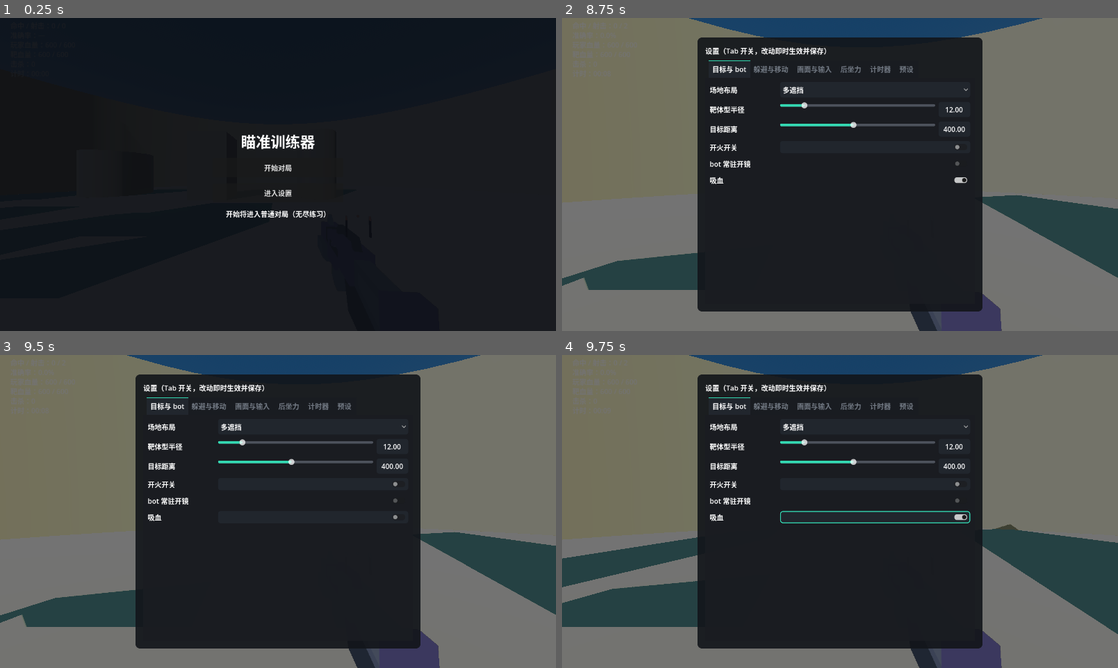
Above: before the commit, frames 1-4 (two rows, left to right).
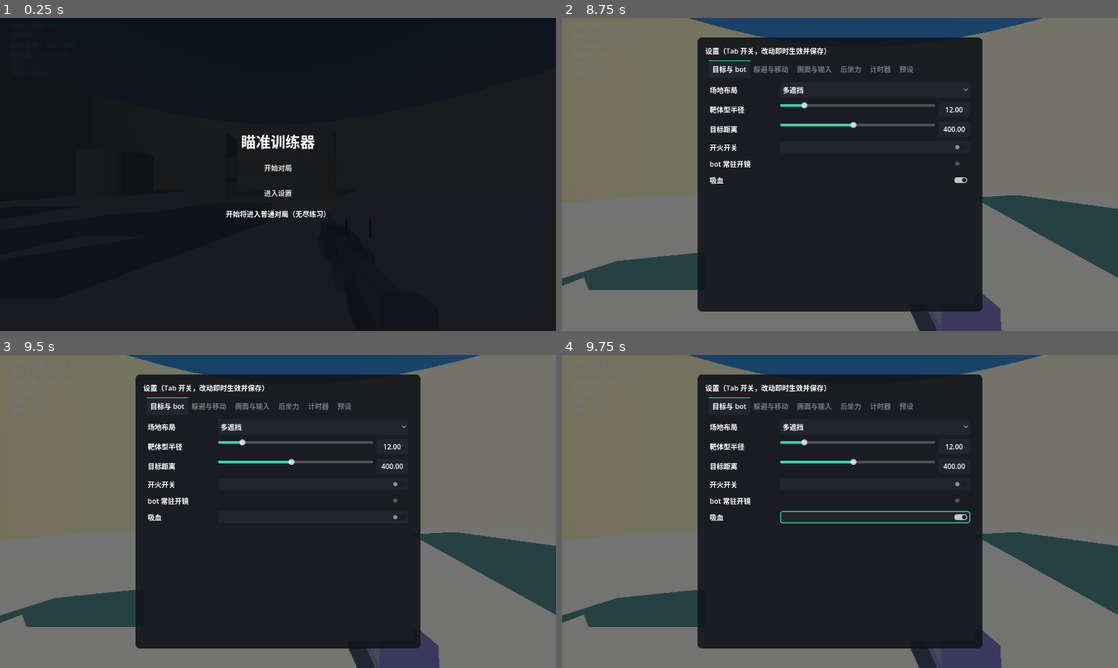
Above: after the commit, the same moments.

Repository: sefFumyc/Aimtrainer_ApexLegends
Game: Godot game, scene res://src/scenes/main.tscn
Same seed, same stepped clock (60 frames per second), same inputs: the game is played once before the commit and once after it.
Inputs (mouse positions are in pixels of both pictures, inside the frame that each line leads up to):
- Up to frame 1 (0.25 s): no input
- Up to frame 2 (8.75 s): click "开始对局" at 0.5 s; tap Enter at 1.25 s; move the mouse to (867, 174) at 1.27 s; hold Ctrl (crouch) 1.28-2.03 s; hold W (move_forward) 1.28-5 s; tap Space (jump) at 1.52, 1.82, 2.27, 2.3, 2.57, 3.77, 4.07, 4.52, 4.55, 4.82 s; click (867, 174) at 1.55 s; move the mouse to (812, 174) at 2.02 s; click (812, 174) at 2.1 s; move the mouse to (851, 168) at 2.77 s; hold Space (jump) 2.78-3.53 s; tap Ctrl (crouch) at 3.05 s; move the mouse to (834, 180) at 3.52 s; right-click (834, 180) at 3.6 s; click (834, 180) at 3.8 s; move the mouse to (878, 177) at 4.27 s; hold Ctrl (crouch) 4.28-5 s; tap Tab (toggle_settings) at 4.9 s; drag from (673, 127) to (756, 96) at 5.02 s; move the mouse to (867, 174) at 5.77 s; hold S (move_back) 5.78-6.5 s; hold Shift (sprint) 5.78-6.5 s; click (867, 174) at 6.05 s; click "多遮挡" at 6.5 s; click (873, 146) at 7.27 s; click (873, 180) at 8.02 s
- Up to frame 3 (9.5 s): tap Space (jump) at 8.75 s; drag from (194, 433) to (166, 527) at 8.77 s
- Up to frame 4 (9.75 s): tap Enter at 9.5 s; move the mouse to (962, 495) at 9.52 s; hold W (move_forward) from 9.53 s (still down); hold Ctrl (crouch) from 9.53 s (still down); tap 1 (weapon_rifle) at 9.6 s

Frames 1-3 are identical in both runs. In frame 4, 4.0% of the frame differs, in the area x 0-100%, y 54-90%.
Error after the commit: Invalid assignment of property or key 'disabled' with value of type 'bool' on a base object of type 'HSlider'. (res://src/scenes/settings_panel.gd:499)

Commit message:
bot 跳跃：独立随机计时器驱动 + 门控三件套，不绑变向/受击（票 11 / ADR-0023）

Diff:
--- a/src/autoload/game_settings.gd
+++ b/src/autoload/game_settings.gd
@@ -34,6 +34,8 @@
 const HIT_RATE_MAX := 100
 const DODGE_MIN_TIME_MIN := 0.0 ## 「最短躲避时间」边界（秒，0 = 关闭）
 const DODGE_MIN_TIME_MAX := 1.0
+const JUMP_INTERVAL_MIN := 0.5 ## 「跳跃间隔」边界（秒）；下限 0.5 是故意的——压进滞空 0.72s 以下 = 连跳 bot（ADR-0023）
+const JUMP_INTERVAL_MAX := 15.0
 ## 「后坐力强度」四通道倍率边界（倍率量纲 0–2，票 08 / CONTEXT「后坐力强度」）。
 const RECOIL_MULT_MIN := 0.0
 const RECOIL_MULT_MAX := 2.0
@@ -52,7 +54,7 @@
 var hit_flash_enabled := true
 ## 「后坐力强度」（票 08，CONTEXT）：枪械抖动（枪体 kick）与相机抖动（相机踢）按武器
 ## 分档的倍率，出厂默认即玩家实测定稿手感（步枪/手枪 × 枪械/相机），0 = 关掉该通道。
-## 个人手感偏好，不进预设 23 项。
+## 个人手感偏好，不进预设 26 项。
 var recoil_gun_rifle := 1.4
 var recoil_gun_pistol := 2.0
 var recoil_cam_rifle := 0.72
@@ -101,6 +103,11 @@
 var bot_respawn_slide_enabled := true
 var bot_slide_jump_enabled := true
 var bot_slide_jump_prob := 0.5
+## 「bot 跳跃」（票 11 / ADR-0023）：独立随机计时的对枪跳跃——开关 + 「跳跃间隔」窗口（秒）。
+## 不绑变向/受击；不与「bot 开镜」互锁（bot 开镜无视觉表现，空中开镜不矛盾）。
+var bot_jump_enabled := true
+var bot_jump_min := 4.0
+var bot_jump_max := 12.0
 ## 「吸血」（默认关）：命中方按本次伤害回血，封顶 600。
 var lifesteal_enabled := false
 ## 「间隔计时器」（默认关）：启用后主菜单「开始」进入计时会话。
@@ -179,6 +186,13 @@
 	bot_slide_jump_enabled = cfg.get_value("bot", "slide_jump", bot_slide_jump_enabled)
 	bot_slide_jump_prob = clampf(
 		cfg.get_value("bot", "slide_jump_prob", bot_slide_jump_prob), WEIGHT_MIN, WEIGHT_MAX
+	)
+	bot_jump_enabled = cfg.get_value("bot", "jump_enabled", bot_jump_enabled)
+	bot_jump_min = clampf(
+		cfg.get_value("bot", "jump_min", bot_jump_min), JUMP_INTERVAL_MIN, JUMP_INTERVAL_MAX
+	)
+	bot_jump_max = clampf(
+		cfg.get_value("bot", "jump_max", bot_jump_max), JUMP_INTERVAL_MIN, JUMP_INTERVAL_MAX
 	)
 	lifesteal_enabled = cfg.get_value("duel", "lifesteal", lifesteal_enabled)
 	timer_enabled = cfg.get_value("timer", "enabled", timer_enabled)
@@ -275,6 +289,9 @@
 	cfg.set_value("bot", "respawn_slide", bot_respawn_slide_enabled)
 	cfg.set_value("bot", "slide_jump", bot_slide_jump_enabled)
 	cfg.set_value("bot", "slide_jump_prob", bot_slide_jump_prob)
+	cfg.set_value("bot", "jump_enabled", bot_jump_enabled)
+	cfg.set_value("bot", "jump_min", bot_jump_min)
+	cfg.set_value("bot", "jump_max", bot_jump_max)
 	cfg.set_value("duel", "lifesteal", lifesteal_enabled)
 	cfg.set_value("timer", "enabled", timer_enabled)
 	cfg.set_value("timer", "auto_adjust_radius", auto_adjust_radius)
@@ -289,14 +306,14 @@
 
 # ---- 预设（票 03 第 4 节 / CONTEXT.md「预设」「活文档」）----
 
-## 取当前 23 项的预设快照（字段清单唯一来源是 `PresetStore.FIELDS`，不在此重复列举）。
+## 取当前 26 项的预设快照（字段清单唯一来源是 `PresetStore.FIELDS`，不在此重复列举）。
 func capture_preset() -> Dictionary:
 	var values := {}
 	for field in PresetStore.FIELDS:
 		values[field] = get(field)
 	return values
 
-## 把一份 23 项快照写进全局设置（切预设用；不走 `write_param`，避免触发写回）。
+## 把一份 26 项快照写进全局设置（切预设用；不走 `write_param`，避免触发写回）。
 func apply_preset(values: Dictionary) -> void:
 	for field in PresetStore.FIELDS:
 		if values.has(field):
@@ -328,7 +345,7 @@
 	presets.erase(name)
 	save_settings()
 
-## 设置一项并持久化；若当前选中预设且该项属于「预设」23 项，改动自动写回该预设（活文档）。
+## 设置一项并持久化；若当前选中预设且该项属于「预设」26 项，改动自动写回该预设（活文档）。
 func write_param(prop: StringName, value: Variant) -> void:
 	set(prop, value)
 	if PresetStore.FIELDS.has(String(prop)):
--- a/src/logic/bot_ai.gd
+++ b/src/logic/bot_ai.gd
@@ -71,6 +71,9 @@
 	var slide_attack := false ## 「攻击滑铲」开关（视线被挡时触发）
 	var slide_jump := false ## 「铲跳」开关（滑铲中不松蹲跳起晃子弹）
 	var slide_jump_prob := 0.3 ## 「铲跳概率」（每次滑铲独立掷骰）
+	var jump_enabled := false ## 「bot 跳跃」开关（票 11 / ADR-0023）
+	var jump_min := 4.0 ## 「跳跃间隔」下限（秒）
+	var jump_max := 12.0 ## 「跳跃间隔」上限（秒）
 
 var sim := MovementSimulator.new()
 var avoidance: AvoidanceController
@@ -92,6 +95,8 @@
 var _slide_cd := 0.0 ## 滑铲结束后的攻击滑铲冷却
 var _slide_dir := Vector2.ZERO ## 本次滑铲的世界方向（起步转身段的目标朝向，ADR-0017）
 var _slide_face_from := 0.0 ## 滑铲起始朝向（起步段从这里插值到滑行方向，ADR-0017）
+var _jump_rng: RandomNumberGenerator ## 跳跃骰独立随机源：不污染开火/滑铲序列（ADR-0023）
+var _jump_wait := -1.0 ## 距下一次跳跃判定的秒数；<0 = 待落窗（spawn 后首帧重抽首跳间隔）
 
 ## `probe` 签名 `(origin: Vector2, dir: Vector2, length: float) -> bool`，可为空（则只做解析边界探测）。
 func _init(rng: RandomNumberGenerator, config: AvoidanceController.Config, probe := Callable()) -> void:
@@ -101,6 +106,9 @@
 	var avoid_rng := RandomNumberGenerator.new()
 	avoid_rng.seed = rng.seed ^ 0x5F356495
 	avoidance = AvoidanceController.new(avoid_rng, config)
+	# 跳跃骰独立随机源（ADR-0023）：与开火骰、躲避骰都分开——固定种子测试不因新增跳跃而连锁改。
+	_jump_rng = RandomNumberGenerator.new()
+	_jump_rng.seed = rng.seed ^ 0x1B8C9A5F
 
 ## 在指定位置出现：满血、存活、清空开火状态、重抽躲避节奏。
 func spawn(at: Vector2) -> void:
@@ -113,6 +121,7 @@
 	_sliding = false
 	_slide_jump = false
 	_slide_cd = 0.0
+	_jump_wait = -1.0
 	avoidance.spawn()
 
 ## 清除攻击锁定与两项计时（玩家重生时调用）：bot 之后重新按视锥计时。
@@ -133,6 +142,7 @@
 	# 「bot 滑铲」期间下面由 _slide_face 改写（先转向滑行方向、再按角速度回头，ADR-0017）。
 	sim.set_facing(_player_yaw(pos, p))
 	_slide_cd = maxf(0.0, _slide_cd - dt)
+	var jump_now := _tick_jump(dt, p) # 到点判定先于滑铲分支：信号只在常规路径消费
 	# 「滑铲全程」（ADR-0016 + 0017）：零输入直线滑行、随机时刻铲跳或站起；
 	# 朝向先转向滑行方向再按 360°/s 转回玩家，瞄住（夹角 ≤10°）前开火闸关闭。
 	if _sliding:
@@ -169,6 +179,7 @@
 	var ctl := MovementSimulator.MoveControl.new()
 	ctl.right = strafe
 	ctl.fwd = fwd
+	ctl.jump = jump_now # 一帧信号：movement 普通跳分支接管（垂直 286、水平继承、空中照常输入）
 	sim.set_control(ctl)
 	sim.set_zoom(1.0 if p.ads else 0.0) # 常驻开镜只体现为移速封顶，无视觉开镜
 	sim.advance(dt)
@@ -188,6 +199,7 @@
 		sim.reset()
 		_sliding = false
 		_slide_jump = false
+		_jump_wait = -1.0
 		_reset_fire()
 		return true
 	_try_dodge(p)
@@ -389,6 +401,30 @@
 	if _hits_boundary(pos, dir, length):
 		return true
 	return bool(_probe.call(pos, dir, length)) if _probe.is_valid() else false
+
+# ---- bot 跳跃（票 11 / ADR-0023）----
+
+## 推进「bot 跳跃」计时器，到点判定是否发本帧跳跃信号（一帧即逝，movement 普通跳分支接管）。
+## 门控三件套：非滑铲（滑铲中的跳归铲跳管）、仅地面（空中发 jump 会锁存到落地违跳）、
+## 视线通畅（被挡时跳浪费频率配额）。到点不满足 → 本轮作废、立即重抽下一轮间隔，不排队等待。
+## 开关关闭时计时器冻结（重开后从原值继续倒数）。
+func _tick_jump(dt: float, p: Perception) -> bool:
+	if not p.jump_enabled:
+		return false
+	if _jump_wait < 0.0:
+		_jump_wait = _roll_jump_wait(p) # 「刷新」后的首帧：重抽首跳间隔，本轮不判定
+		return false
+	_jump_wait -= dt
+	if _jump_wait > 0.0:
+		return false
+	_jump_wait = _roll_jump_wait(p) # 跳了或作废都从这里起算下一轮
+	if _sliding or sim.state() == "sliding" or sim.airborne() or not p.line_of_sight:
+		return false
+	return true
+
+## 在「跳跃间隔」窗口内抽下一轮等待秒数（min > max 时归一，防设置手滑）。
+func _roll_jump_wait(p: Perception) -> float:
+	return _jump_rng.randf_range(minf(p.jump_min, p.jump_max), maxf(p.jump_min, p.jump_max))
 
 # ---- 躲避 ----
 
--- a/src/logic/movement.gd
+++ b/src/logic/movement.gd
@@ -530,6 +530,10 @@
 func vertical_speed() -> float:
 	return _vz_v
 
+## 是否在空中（bot 跳跃门控用，ADR-0023）。
+func airborne() -> bool:
+	return _airborne
+
 ## 相机高度：跳跃高度 + 蹲伏位移（−30 × 蹲进度）。
 func height() -> float:
 	return _height_v + CROUCH_HEIGHT * _crouch_p
--- a/src/logic/preset_store.gd
+++ b/src/logic/preset_store.gd
@@ -10,8 +10,8 @@
 class_name PresetStore
 extends RefCounted
 
-## 23 项训练参数（票 09 起）：「目标与 bot」6 项 + 「躲避与移动」13 项 + 「bot 滑铲」4 项。
-## 不含「武器」、灵敏度 / 画面质量 / 计时器 / 场地布局——这些全局共享。
+## 26 项训练参数（票 11 起）：「目标与 bot」6 项 + 「躲避与移动」13 项 + 「bot 滑铲」4 项
+## + 「bot 跳跃」3 项。不含「武器」、灵敏度 / 画面质量 / 计时器 / 场地布局——这些全局共享。
 const FIELDS: Array[String] = [
 	"target_range",
 	"body_radius",
@@ -36,6 +36,9 @@
 	"bot_respawn_slide_enabled",
 	"bot_slide_jump_enabled",
 	"bot_slide_jump_prob",
+	"bot_jump_enabled",
+	"bot_jump_min",
+	"bot_jump_max",
 ]
 
 ## 核心六项：任一缺失即视为损坏预设。
@@ -73,9 +76,12 @@
 	"bot_respawn_slide_enabled": true,
 	"bot_slide_jump_enabled": true,
 	"bot_slide_jump_prob": 0.5,
+	"bot_jump_enabled": true,
+	"bot_jump_min": 4.0,
+	"bot_jump_max": 12.0,
 }
 
-## 预设名 → 23 项快照（String 键）。
+## 预设名 → 26 项快照（String 键）。
 var _presets := {}
 ## 当前选中的预设名；空串 = 默认预设（全局设置本身）。
 var _active := ""
@@ -113,7 +119,7 @@
 func select(name: String) -> void:
 	_active = name if has(name) else ""
 
-## 取某个预设的 23 项快照**副本**（不存在时返回空字典）。
+## 取某个预设的 26 项快照**副本**（不存在时返回空字典）。
 func capture(name: String) -> Dictionary:
 	var preset: Dictionary = _presets.get(name, {})
 	return preset.duplicate()
@@ -141,7 +147,7 @@
 				_presets[str(name)] = normalized
 	select(str(data.get("active", "")))
 
-## 整理成完整 23 项快照：核心六项缺失返回空字典（损坏），其余缺字段按出厂默认补齐。
+## 整理成完整 26 项快照：核心六项缺失返回空字典（损坏），其余缺字段按出厂默认补齐。
 func _normalize(raw: Variant) -> Dictionary:
 	if not (raw is Dictionary):
 		return {}
--- a/src/scenes/main.gd
+++ b/src/scenes/main.gd
@@ -601,6 +601,9 @@
 	p.slide_attack = GameSettings.bot_attack_slide_enabled
 	p.slide_jump = GameSettings.bot_slide_jump_enabled and GameSettings.bot_slide_any_enabled()
 	p.slide_jump_prob = GameSettings.bot_slide_jump_prob
+	p.jump_enabled = GameSettings.bot_jump_enabled
+	p.jump_min = GameSettings.bot_jump_min
+	p.jump_max = GameSettings.bot_jump_max
 	p.line_of_sight = _bot_has_sight()
 	p.dodge_chance = GameSettings.dodge_chance_for(player.weapon)
 	p.arena_layout = GameSettings.arena_layout
--- a/src/scenes/settings_panel.gd
+++ b/src/scenes/settings_panel.gd
@@ -33,6 +33,9 @@
 var _slide_respawn_check: CheckButton
 var _slide_jump_check: CheckButton
 var _slide_jump_prob_row: HBoxContainer
+var _jump_check: CheckButton
+var _jump_min_slider: HSlider
+var _jump_max_slider: HSlider
 
 ## prop → 控件：切预设后按需回灌数值（`set_value_no_signal` 避免反过来再写一遍）。
 var _controls := {}
@@ -164,6 +167,22 @@
 	)
 	page.add_child(_slide_jump_prob_row)
 	_sync_slide_interlock()
+
+	# bot 跳跃（票 11 / ADR-0023）：开关 + 「跳跃间隔」双滑条；下限 0.5 是故意的——
+	# 压进滞空（约 0.72s）以下就是落地即跳的连跳 bot。关闭时两条滑条（含数值框）置灰。
+	_jump_check = _bound_check(GameSettings.bot_jump_enabled, &"bot_jump_enabled", _sync_jump_grey)
+	_jump_min_slider = _bound_slider(
+		GameSettings.JUMP_INTERVAL_MIN, GameSettings.JUMP_INTERVAL_MAX, 0.1,
+		GameSettings.bot_jump_min, &"bot_jump_min"
+	)
+	_jump_max_slider = _bound_slider(
+		GameSettings.JUMP_INTERVAL_MIN, GameSettings.JUMP_INTERVAL_MAX, 0.1,
+		GameSettings.bot_jump_max, &"bot_jump_max"
+	)
+	page.add_child(_row("bot 跳跃", _jump_check))
+	page.add_child(_row("跳跃间隔下限", _jump_min_slider))
+	page.add_child(_row("跳跃间隔上限", _jump_max_slider))
+	_sync_jump_grey()
 
 func _build_video_page(page: VBoxContainer) -> void:
 	page.add_child(
@@ -456,6 +475,7 @@
 	_hit_rate_row.visible = GameSettings.bot_fire_enabled
 	_auto_radius.disabled = not GameSettings.timer_enabled
 	_sync_slide_interlock()
+	_sync_jump_grey()
 
 ## 滑铲互锁（ADR-0016）：两个滑铲开关都没勾 → 铲跳置灰、概率行隐藏；
 ## 任一滑铲勾上 → 「bot 常驻开镜」置灰并自动取消（开镜封速 130 < 滑铲门槛 200，
@@ -472,6 +492,15 @@
 		ads_check.set_pressed_no_signal(false)
 		GameSettings.write_param(&"bot_ads_enabled", false)
 
+## 「bot 跳跃」置灰（票 11）：开关关闭时两条间隔滑条（含数值框）不可用。
+## `_bound_check` 回调同样会传勾选状态 bool——签名收下（票 09 同款教训）。
+func _sync_jump_grey(_v: bool = false) -> void:
+	var on := GameSettings.bot_jump_enabled
+	_jump_min_slider.disabled = not on
+	_jump_max_slider.disabled = not on
+	(_jump_min_slider.get_meta("value_edit") as LineEdit).editable = on
+	(_jump_max_slider.get_meta("value_edit") as LineEdit).editable = on
+
 func _on_layout(index: int) -> void:
 	_write(&"arena_layout", _layout.get_item_id(index))
 
--- a/tests/unit/test_bot_ai.gd
+++ b/tests/unit/test_bot_ai.gd
@@ -530,3 +530,141 @@
 			aimed_sliding_shots += shots.size()
 	assert_eq(early_shots, 0, "起步转身段开火闸关闭：零开火")
 	assert_gt(aimed_sliding_shots, 0, "瞄住后滑铲中即开火")
+
+# ---- bot 跳跃（票 11 / ADR-0023）----
+
+## 打开跳跃开关并把间隔窗口压小（快速到点）。
+func jump_perception(lo := 0.05, hi := 0.1) -> BotAi.Perception:
+	var p := perception()
+	p.jump_enabled = true
+	p.jump_min = lo
+	p.jump_max = hi
+	return p
+
+## 跑 seconds 秒，返回 `[离地次数, 离地帧数]`（airborne 上升沿计次）。
+func run_jump_phases(bot: BotAi, p: BotAi.Perception, seconds: float) -> Array:
+	var phases := 0
+	var air_frames := 0
+	var was_air := false
+	var elapsed := 0.0
+	while elapsed < seconds:
+		bot.update(0.01, p)
+		var air := bot.sim.airborne()
+		if air and not was_air:
+			phases += 1
+		air_frames += 1 if air else 0
+		was_air = air
+		elapsed += 0.01
+	return [phases, air_frames]
+
+func test_jump_enabled_fires_and_lands() -> void:
+	var bot := bot_at(Vector2(0.0, -120.0))
+	var result := run_jump_phases(bot, jump_perception(), 3.0)
+	assert_gt(result[0], 0, "开关开着就该跳起来")
+	assert_gt(result[1], 0, "有离地帧")
+	assert_lt(result[0], 8, "滞空约 0.72s：3 秒内到点作废重抽，跳次远少于到点次数")
+	# 连跳节奏下任意采样点大概率恰在空中——关掉开关（计时器冻结）再跑一段，必须回到地面
+	run_jump_phases(bot, jump_perception(999.0, 999.0), 1.5)
+	assert_false(bot.sim.airborne(), "不再到点后落地（不会卡在空中）")
+
+func test_jump_disabled_never_jumps() -> void:
+	var bot := bot_at(Vector2(0.0, -120.0))
+	var p := jump_perception()
+	p.jump_enabled = false
+	var result := run_jump_phases(bot, p, 2.0)
+	assert_eq(result[0], 0, "开关关着不该跳")
+	assert_eq(result[1], 0, "也没有离地帧")
+
+func test_no_rejump_mid_air() -> void:
+	# 固定 0.05s 间隔（滞空约 0.72s 内到点十余次）：首个上升沿后 0.6s 内不得出现第二个
+	# 上升沿——空中重触发或落地即重跳都会把间隔压进 0.6s 以内（单帧信号 + 空中作废的直接观察）。
+	var bot := bot_at(Vector2(0.0, -120.0))
+	var p := jump_perception(0.05, 0.05)
+	var first_at := -1.0
+	var gap := -1.0
+	var was_air := false
+	var elapsed := 0.0
+	while elapsed < 3.0 and gap < 0.0:
+		bot.update(0.01, p)
+		var air := bot.sim.airborne()
+		if air and not was_air:
+			if first_at < 0.0:
+				first_at = elapsed
+			elif elapsed - first_at > 0.6:
+				gap = elapsed - first_at
+			else:
+				gap = -2.0 # 滞空未结束又离地——违例
+				break
+		was_air = air
+		elapsed += 0.01
+	assert_gt(first_at, 0.0, "起跳了")
+	assert_gt(gap, 0.0, "第二次离地发生在滞空结束之后（间隔 >0.6s）")
+
+func test_jump_blocked_at_due_is_discarded_not_queued() -> void:
+	# 固定 1s 间隔：1.0s 到点时视线被挡 → 作废重抽（下一轮整整 1s 后）；
+	# 1.2s 恢复视野——排队语义会在恢复瞬间立刻补跳，作废重抽不该发生。
+	var bot := bot_at(Vector2(0.0, -120.0))
+	var p := jump_perception(1.0, 1.0)
+	p.line_of_sight = false
+	var jumped_while_blocked := false
+	var jumped_right_after_open := false
+	var was_air := false
+	var elapsed := 0.0
+	while elapsed < 2.5:
+		if elapsed >= 1.2:
+			p.line_of_sight = true
+		bot.update(0.01, p)
+		if bot.sim.airborne() and not was_air:
+			if elapsed < 1.2:
+				jumped_while_blocked = true
+			elif elapsed < 1.7: # 作废重抽的下一轮到点在 2.0s 附近
+				jumped_right_after_open = true
+		was_air = bot.sim.airborne()
+		elapsed += 0.01
+	assert_false(jumped_while_blocked, "视线被挡期间不跳")
+	assert_false(jumped_right_after_open, "到点作废不排队：视野恢复不立刻补跳")
+	assert_true(was_air, "下一轮（2.0s 附近）照常起跳")
+
+func test_jump_skips_while_sliding() -> void:
+	var bot := bot_at(Vector2(0.0, -120.0))
+	var p := jump_perception(0.05, 0.1)
+	assert_true(bot._begin_slide(Vector2(1.0, 0.0), false, 0.0), "注入滑铲（ADR-0017 同款豁免）")
+	var saw_sliding := false
+	for i in 30: # 滑铲 0.35–0.9s 才站起：0.3s 内全程滑行，期间多个到点全作废
+		bot.update(0.01, p)
+		saw_sliding = saw_sliding or bot._sliding
+		assert_false(bot.sim.airborne(), "滑铲中不起跳（滑铲中的跳跃归铲跳管）")
+	assert_true(saw_sliding, "前置：确实处于滑铲中")
+
+func test_jump_dice_do_not_disturb_fire_sequence() -> void:
+	# 同种子两台 bot，唯一差别是跳跃开关：开火骰序列必须逐发一致（ADR-0023 随机源隔离）。
+	var a := bot_at(Vector2(0.0, -400.0))
+	var b := bot_at(Vector2(0.0, -400.0))
+	var pa := perception()
+	pa.fire_enabled = true
+	pa.hit_rate = 50
+	pa.line_of_sight = true
+	var pb := perception()
+	pb.fire_enabled = true
+	pb.hit_rate = 50
+	pb.line_of_sight = true
+	pb.jump_enabled = true
+	pb.jump_min = 0.05
+	pb.jump_max = 0.1
+	var seq_a: Array = []
+	var seq_b: Array = []
+	var elapsed := 0.0
+	while elapsed < 5.0:
+		aim_at(pa, a)
+		aim_at(pb, b)
+		for s in a.update(0.01, pa):
+			seq_a.append(s)
+		for s in b.update(0.01, pb):
+			seq_b.append(s)
+		elapsed += 0.01
+	assert_eq(seq_a.size(), seq_b.size(), "开火次数一致")
+	var mismatch := false
+	for i in seq_a.size():
+		if seq_a[i] != seq_b[i]:
+			mismatch = true
+	assert_false(mismatch, "命中/失手序列逐发一致（跳跃骰独立随机源）")
Not shown, added: .scratch/godot-aim-trainer-v1/issues/11-bot-jump.md
Not shown, changed: CONTEXT.md
Not shown, added: docs/adr/0023-bot-jump-standalone-timer.md
